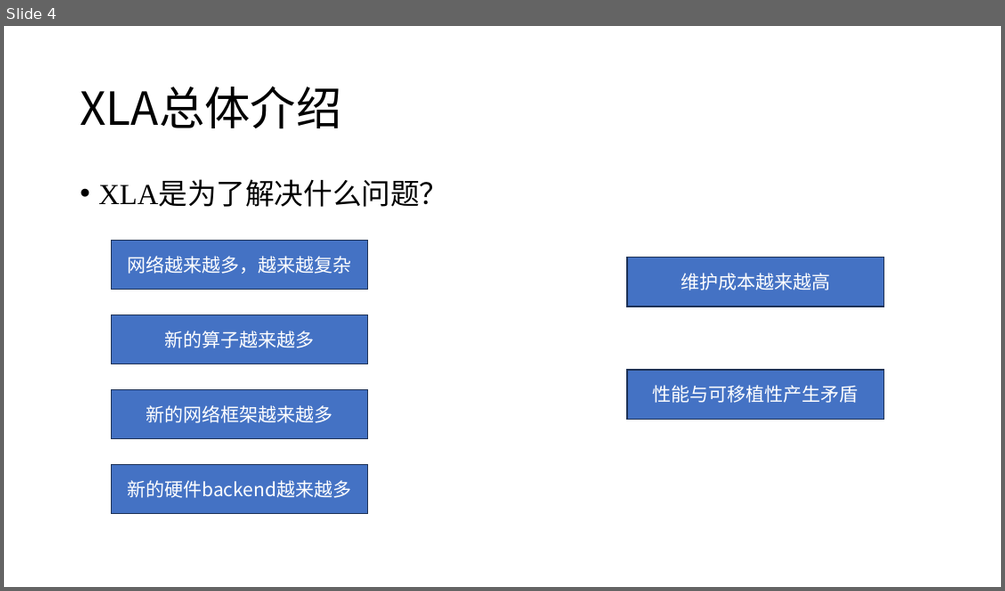
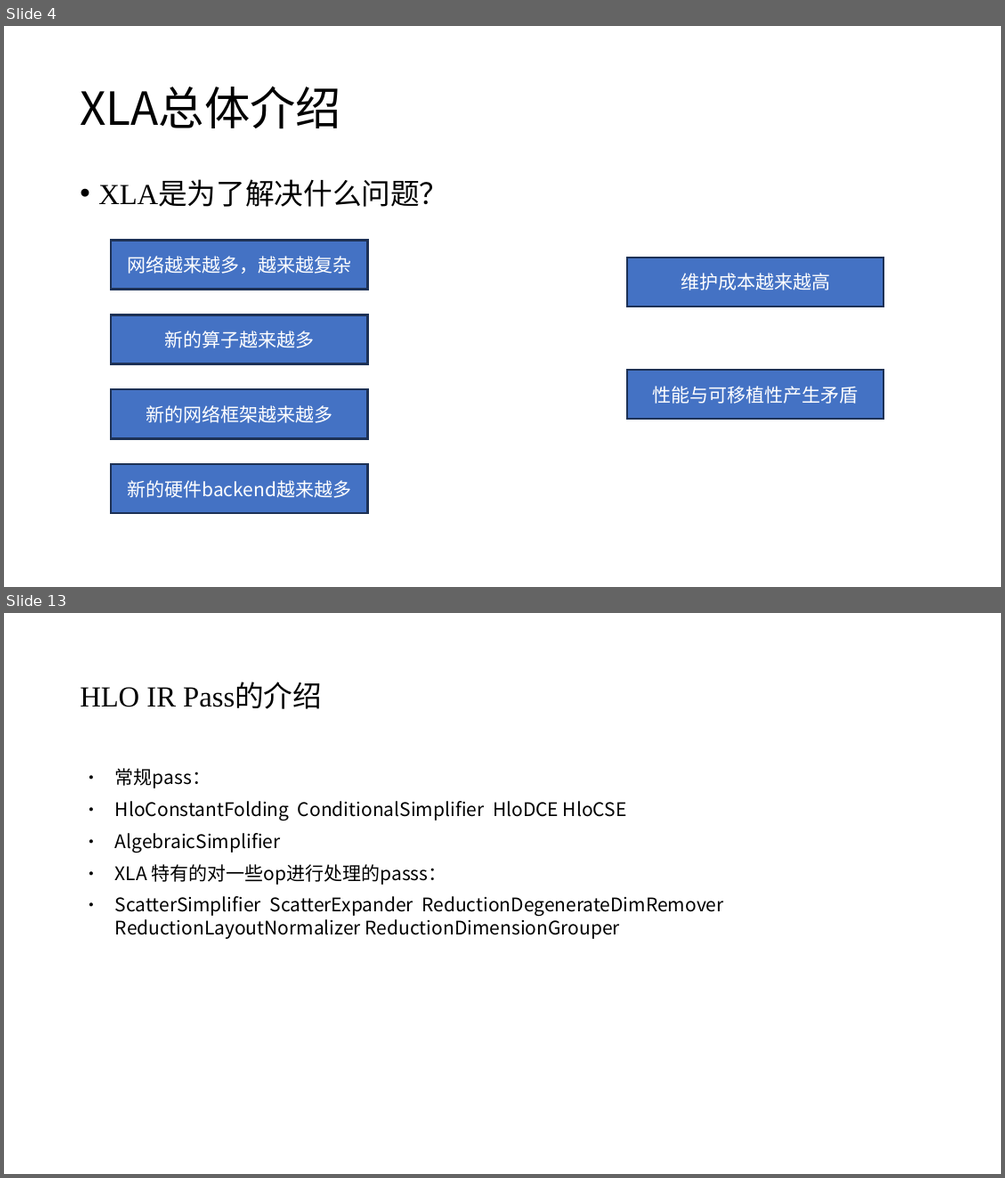
Before and after one commit to EchoWangHF/Blogs, a slide deck: xla/xla简介.pptx. Shown one above the other, each under a label of ours: slide 4 before the commit, slides 4 and 13 after it; the slides between them are not shown. The pictures are 1005x591 and 1005x1178 pixels, drawn with LibreOffice and Linux fonts; fonts in the diff are those of the drawing. Boxes give left, top, right and bottom in pixels: in the first picture for what was removed or moved away, otherwise in the second. Text is boxed around its words. In the diff, an @@ line names an element or a change of style, - is before the commit and + after.

```diff
--- a/xla/xla简介.pptx
+++ b/xla/xla简介.pptx
@@ slide 13 added at (4,613,1001,1174), background #FFFFFF @@
@@ text added at (80,683,322,709), 28 pt, text #000000 @@
+HLO IR Pass的介绍
@@ text added at (115,768,723,939), 18 pt, text #000000 @@
+● 常规pass：
+● HloConstantFolding ConditionalSimplifier HloDCE HloCSE
+● AlgebraicSimplifier
+● XLA 特有的对一些op进行处理的passs：
+● ScatterSimplifier ScatterExpander ReductionDegenerateDimRemover ReductionLayoutNormalizer ReductionDimensionGrouper
```
Also in this commit, not shown: 1 other slide changed, 23 other slides added, 1 slide removed.
